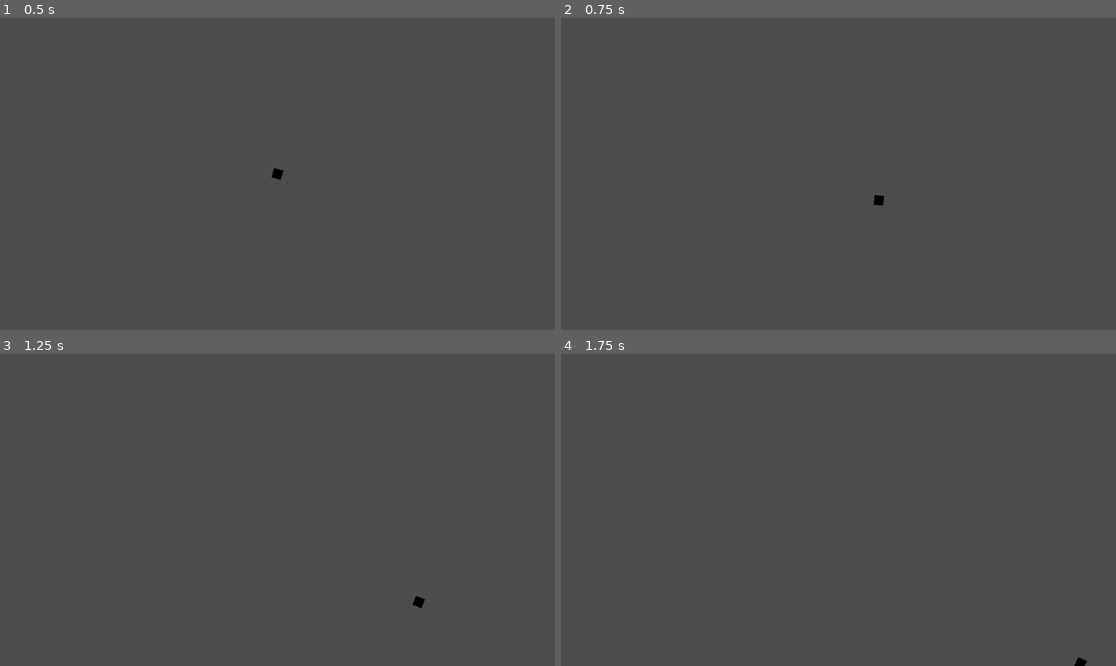
Above: before the commit, frames 1-4 (two rows, left to right).
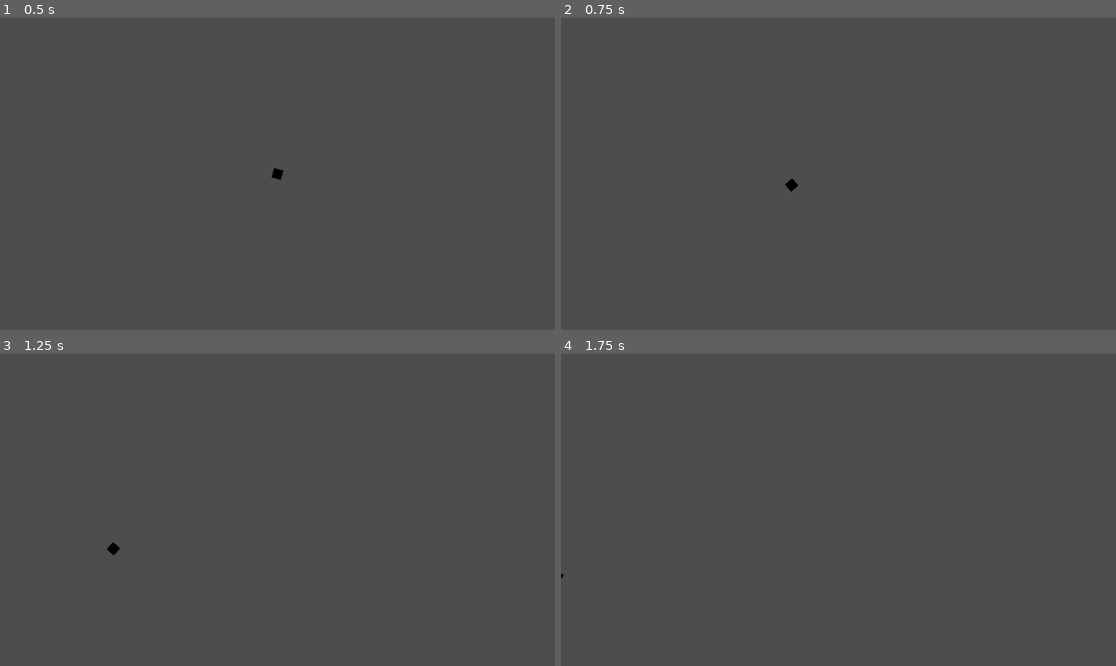
Above: after the commit, the same moments.

Repository: yungcomputerchair/pong
Game: Godot game, scene res://Scenes/game.tscn
Same seed, same stepped clock (60 frames per second), same inputs: the game is played once before the commit and once after it.
Inputs:
- Up to frame 1 (0.5 s): no input
- Up to frame 2 (0.75 s): tap Enter at 0.5 s; hold Space from 0.53 s (still down)
- Up to frame 3 (1.25 s): keep holding Space
- Up to frame 4 (1.75 s): release Space at 1.28 s; tap Space at 1.35, 1.52 s

Frame 1 is identical in both runs. In frame 2, 0.1% of the frame differs, in the area x 40-59%, y 51-61%; in frame 3, 0.1%, in the area x 19-77%, y 60-82%; in frame 4, less than 0.1%.

Commit message:
Hoist ball logic to separate script

Diff:
--- a/Scenes/ball.tscn
+++ b/Scenes/ball.tscn
@@ -1,11 +1,13 @@
-[gd_scene load_steps=3 format=3 uid="uid://bmq1en8ohnn3c"]
+[gd_scene load_steps=4 format=3 uid="uid://bmq1en8ohnn3c"]
 
+[ext_resource type="Script" path="res://Scripts/ball.gd" id="1_84lnt"]
 [ext_resource type="Texture2D" uid="uid://8ubkgk8l3auo" path="res://Assets/Sprites/ball.png" id="2_7nxht"]
 
 [sub_resource type="CircleShape2D" id="CircleShape2D_1r8jy"]
 
 [node name="Ball" type="Area2D"]
 collision_mask = 0
+script = ExtResource("1_84lnt")
 
 [node name="CollisionShape2D" type="CollisionShape2D" parent="."]
 shape = SubResource("CircleShape2D_1r8jy")
--- /dev/null
+++ b/Scripts/ball.gd
@@ -0,0 +1,42 @@
+extends Area2D
+
+var rng = RandomNumberGenerator.new()
+
+var sprite
+
+var idle
+var direction
+var speed
+
+func get_spin_speed():
+	const SPIN_SPEED_MAX = 720
+	const SPIN_SPEED_IDLE = 30
+
+	if idle:
+		return SPIN_SPEED_IDLE
+	return direction.y * SPIN_SPEED_MAX
+
+func reset():
+	idle = true
+	speed = 0
+	position = Vector2.ZERO
+
+func launch():
+	const LAUNCH_SPEED = 500
+
+	var target = Vector2(rng.randf_range(-1, 1), rng.randf_range(-0.5, 0.5))
+	direction = Vector2.ZERO.direction_to(target)
+	speed = LAUNCH_SPEED
+	idle = false
+
+func bounce_vert(_area):
+	direction.y = -direction.y
+
+func _ready():
+	sprite = get_node("Sprite2D")
+
+func _process(delta):
+	sprite.rotate(deg_to_rad(get_spin_speed()) * delta)
+	if not idle:
+		move_local_x(speed * direction.x * delta)
+		move_local_y(speed * direction.y * delta)
--- a/Scripts/game.gd
+++ b/Scripts/game.gd
@@ -1,49 +1,18 @@
 extends Node2D
 
-var rng = RandomNumberGenerator.new()
-
 var ball
-var ball_sprite
 var tbound
 var bbound
 var lbound
 var rbound
 
-var idle
-var direction
-var speed
-
 var left_score
 var right_score
-
-func get_spin_speed():
-	const SPIN_SPEED_MAX = 720
-	const SPIN_SPEED_IDLE = 30
-
-	if idle:
-		return SPIN_SPEED_IDLE
-	return direction.y * SPIN_SPEED_MAX
-
-func reset():
-	idle = true
-	speed = 0
-	ball.position = Vector2.ZERO
-
-func launch():
-	const LAUNCH_SPEED = 500
-
-	var target = Vector2(rng.randf_range(-1, 1), rng.randf_range(-0.5, 0.5))
-	direction = Vector2.ZERO.direction_to(target)
-	speed = LAUNCH_SPEED
-	idle = false
-
-func bounce_vert(_area):
-	direction.y = -direction.y
 
 func new_game():
 	left_score = 0
 	right_score = 0
-	reset()
+	ball.reset()
 
 func get_winner():
 	const POINTS_TO_WIN = 10
@@ -57,37 +26,31 @@
 func oob_left(_area):
 	right_score += 1
 	if get_winner() == 0:
-		reset()
+		ball.reset()
 
 func oob_right(_area):
 	left_score += 1
 	if get_winner() == 0:
-		reset()
+		ball.reset()
 
-# Called when the node enters the scene tree for the first time.
 func _ready():
 	ball = get_node("Ball")
-	ball_sprite = ball.get_node("Sprite2D")
 	tbound = get_node("TopBoundary")
 	bbound = get_node("BotBoundary")
 	lbound = get_node("LeftBoundary")
 	rbound = get_node("RightBoundary")
 
-	tbound.connect("area_entered", bounce_vert)
-	bbound.connect("area_entered", bounce_vert)
+	tbound.connect("area_entered", ball.bounce_vert)
+	bbound.connect("area_entered", ball.bounce_vert)
 	lbound.connect("area_entered", oob_left)
 	rbound.connect("area_entered", oob_right)
 
 	new_game()
 	set_process_input(true)
 
-# Called every frame. 'delta' is the elapsed time since the previous frame.
-func _process(delta):
-	ball_sprite.rotate(deg_to_rad(get_spin_speed()) * delta)
-	if not idle:
-		ball.move_local_x(speed * direction.x * delta)
-		ball.move_local_y(speed * direction.y * delta)
+func _process(_delta):
+	pass
 
 func _input(_ev):
-	if Input.is_key_pressed(KEY_SPACE) and idle:
-		launch()
+	if Input.is_key_pressed(KEY_SPACE) and ball.idle:
+		ball.launch()
